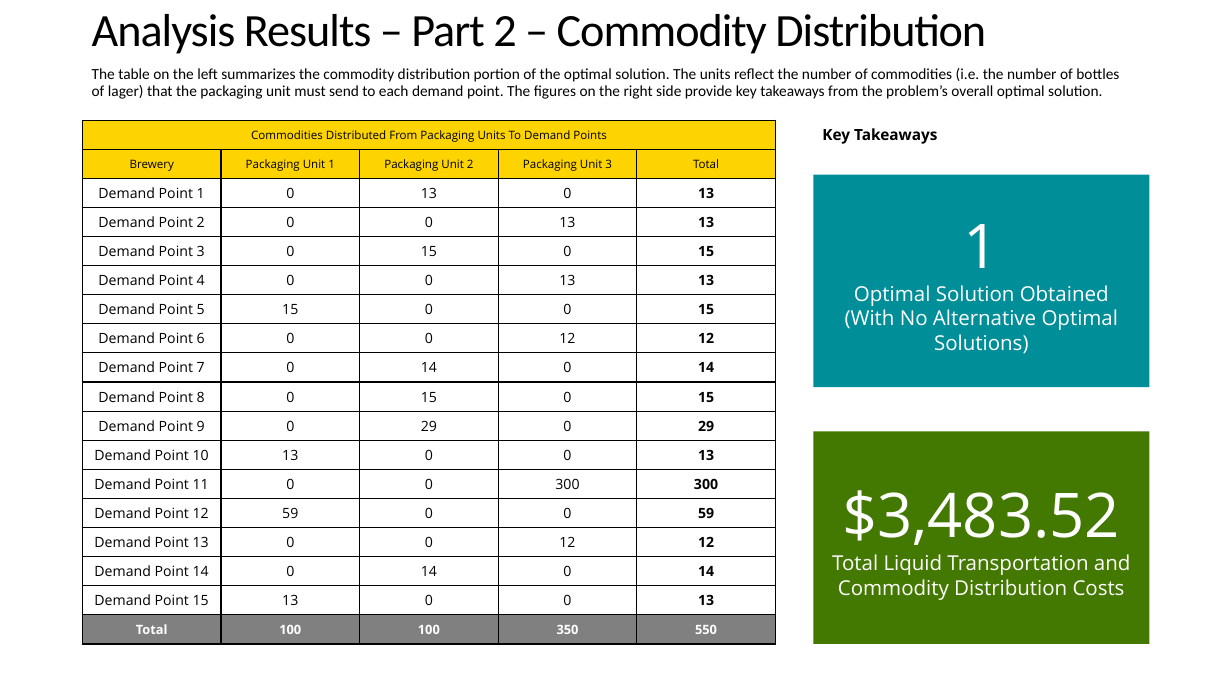
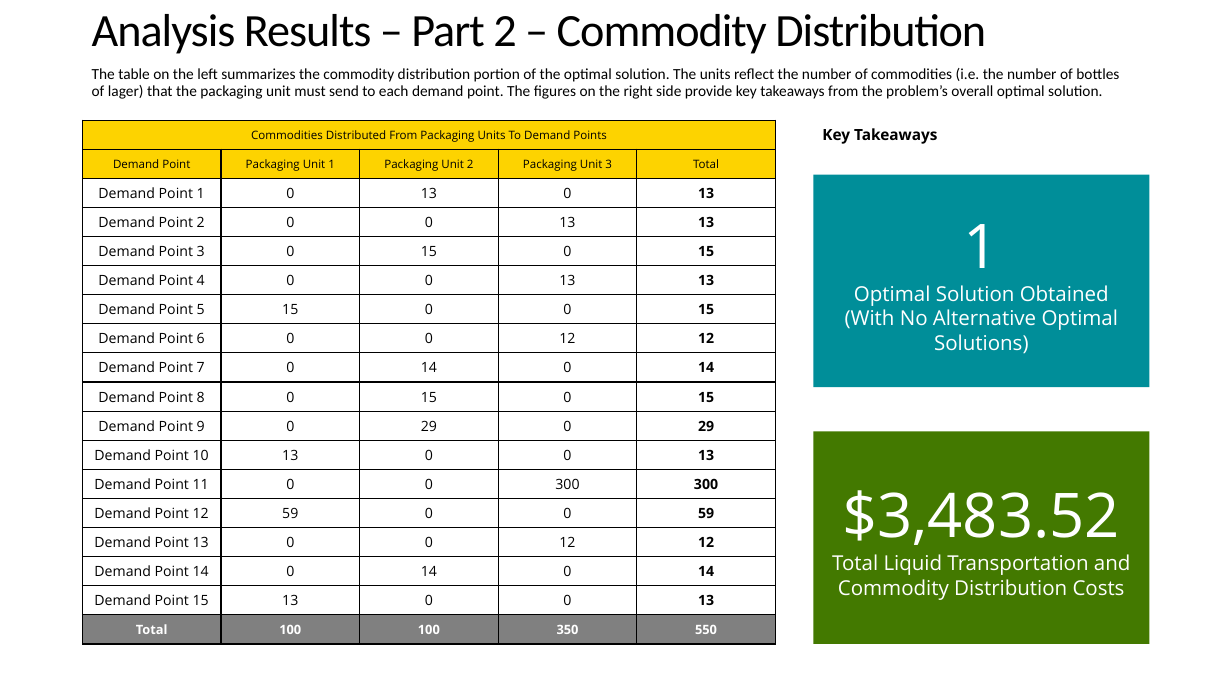
Before and after one commit to Steve-Desilets/MSDS-460-Term-Project, a slide deck: slide 10 of Final Project Presentation.pptx. Drawn at 1232x693 pixels with LibreOffice and Linux fonts; fonts in the diff are those of the drawing. Boxes give left, top, right and bottom in pixels: in the first picture for what was removed or moved away, otherwise in the second. Text is boxed around its words. In the diff, an @@ line names an element or a change of style, - is before the commit and + after.

```diff
--- a/Final Project Presentation.pptx
+++ b/Final Project Presentation.pptx
@@ table at box(82, 120, 775, 644) @@
-row 2, column 1: Brewery
+row 2, column 1: Demand Point
```
Also in this commit, not shown: 2 other slides changed.
